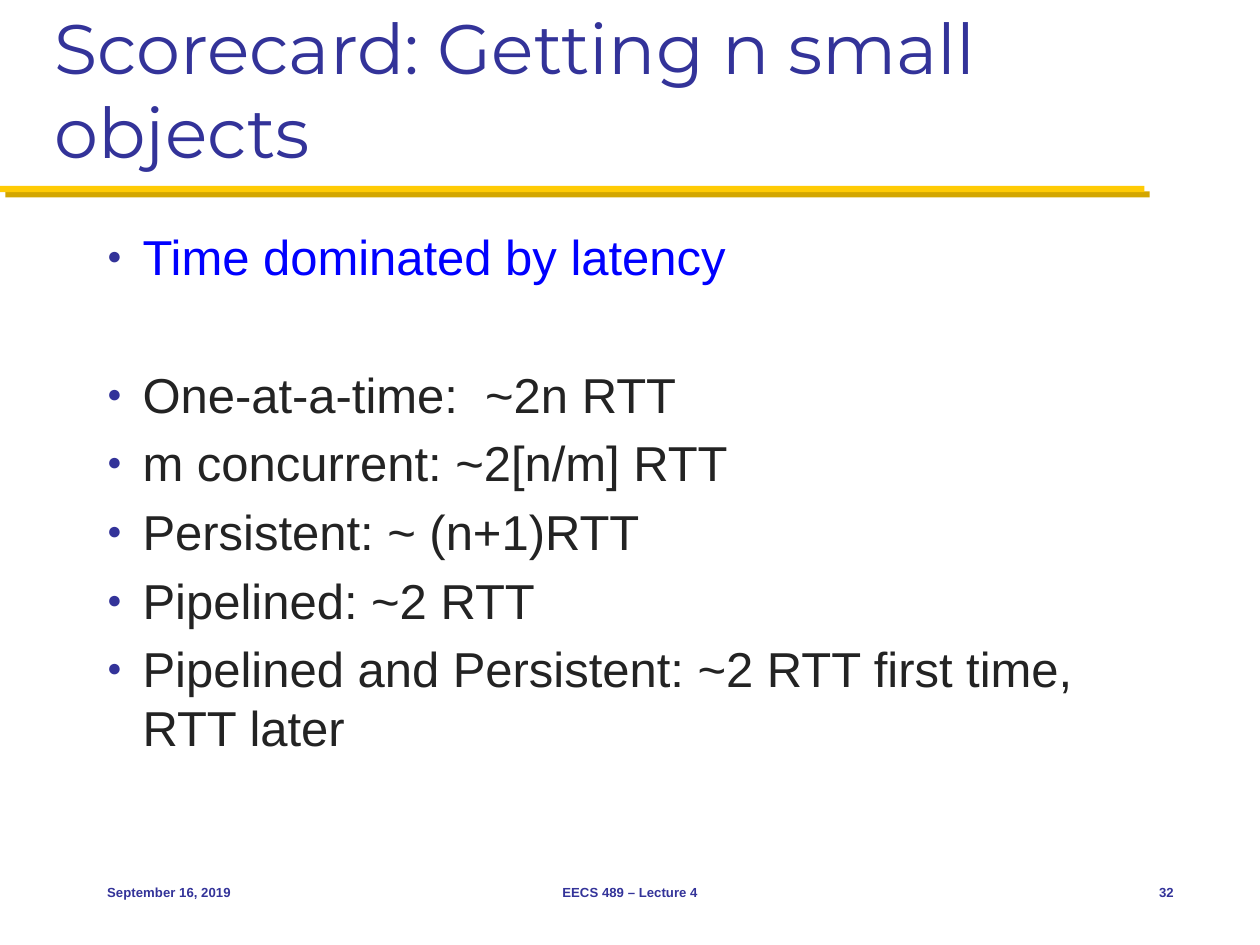
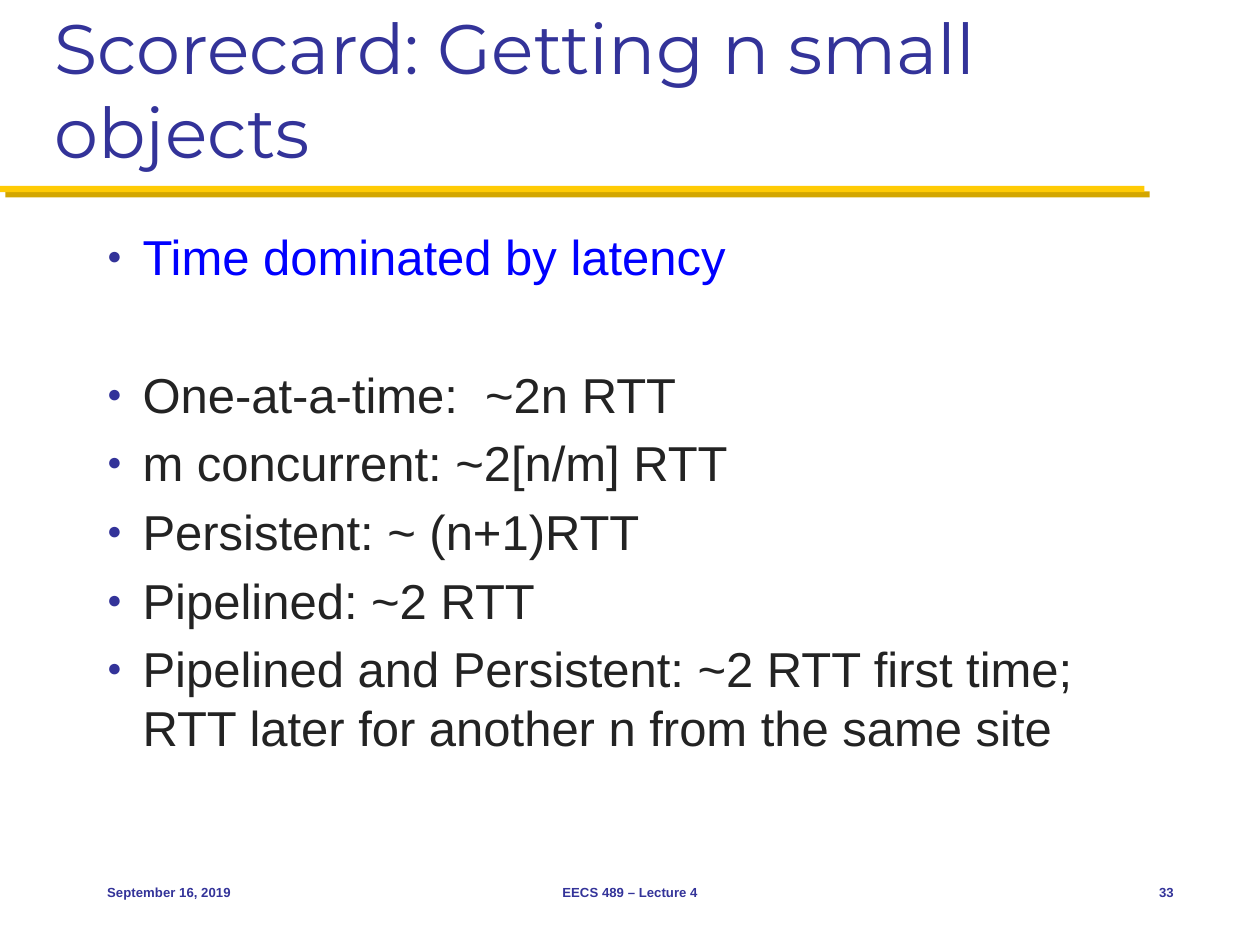
Before and after one commit to mosharaf/eecs489, a slide deck: slide 33 of Slides/091619.pptx (slide 32 before the commit). Drawn at 1260x945 pixels with LibreOffice and Linux fonts; fonts in the diff are those of the drawing. Boxes give left, top, right and bottom in pixels: in the first picture for what was removed or moved away, otherwise in the second. Text is boxed around its words. In the diff, an @@ line names an element or a change of style, - is before the commit and + after.

```diff
--- a/Slides/091619.pptx
+++ b/Slides/091619.pptx
@@ text at [143,651,1072,747]: text changed @@
-● Pipelined and Persistent: ~2 RTT first time, RTT later
+● Pipelined and Persistent: ~2 RTT first time; RTT later for another n from the same site
```
Also in this commit, not shown: 9 other slides changed, 1 slide added.
